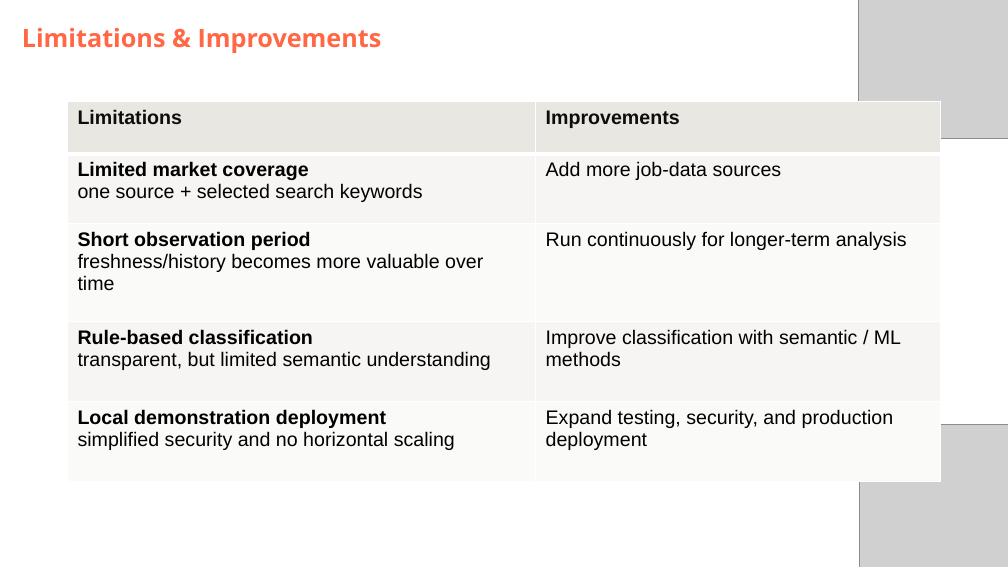
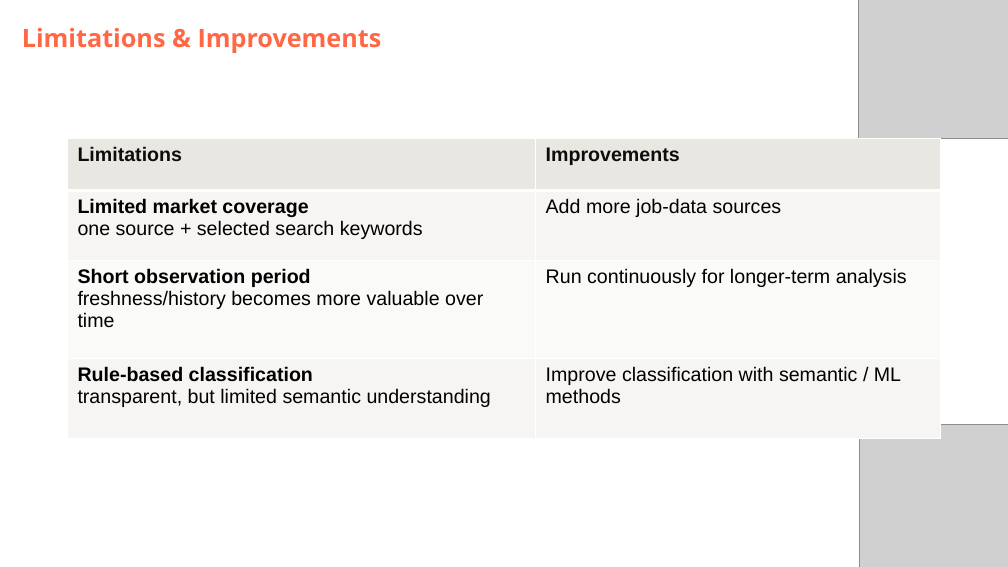
Before and after one commit to DataScientest-Studio/jun26bde-job-market, a slide deck: slide 13 of docs/defence/Defence.pptx (slide 14 before the commit). Drawn at 1008x567 pixels with LibreOffice and Linux fonts; fonts in the diff are those of the drawing; grey boxes stand for pictures; background and template pictures are left out. Boxes give left, top, right and bottom in pixels: in the first picture for what was removed or moved away, otherwise in the second. Text is boxed around its words. In the diff, an @@ line names an element or a change of style, - is before the commit and + after.

```diff
--- a/docs/defence/Defence.pptx
+++ b/docs/defence/Defence.pptx
@@ table at <box>68,138,940,421</box> @@
-row 5: Local demonstration deployment simplified security and no horizontal scaling | Expand testing, security, and production deployment
@@ table: place and size @@
-table at <box>68,102,940,466</box>
+table at <box>68,138,940,421</box>
```
Also in this commit, not shown: 8 other slides changed, 5 slides added, 4 slides removed, 2 other files.
